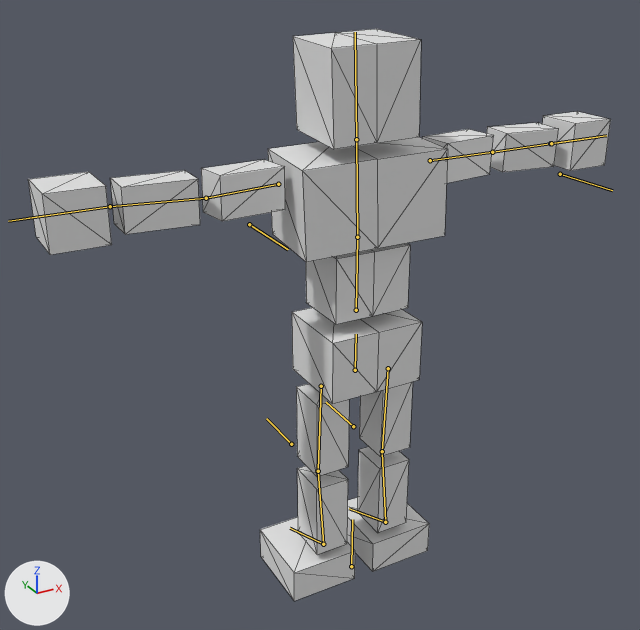
Before and after pictures for a commit that changed the glTF model BrowserGame/public/models/animateblend2.glb.
One viewpoint serves both versions: a 50 mm lens placed at (-10.12, -16.6, 11.14), pointed at (-0.44, 1.0, 2.34). The lights are fixed; the arrows at lower left show +X, +Y and +Z. Both versions are drawn at frame 14 of the action 'chest.run'; the numbers are the values there. The bones that bend it are drawn over the model as lines. Mesh edges are drawn as thin lines.

The first picture shows '立方体'.
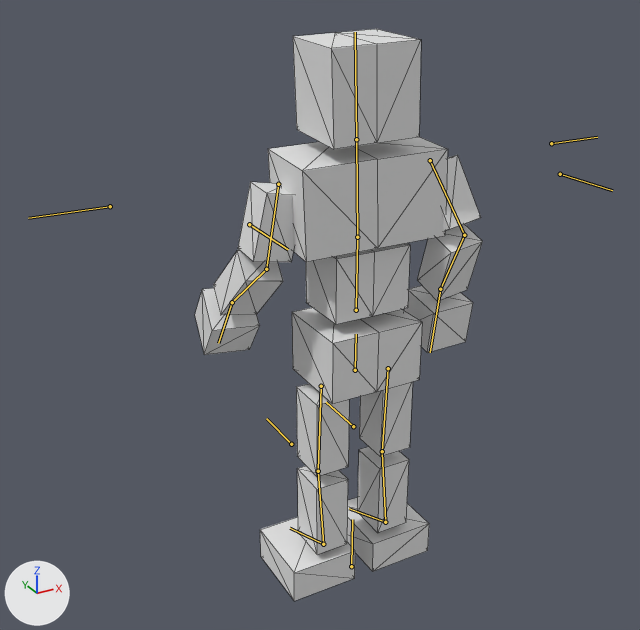
Edits to the scene script, one JSON object a line:
```json
{"block": "bone_upper_arm_r", "where": "bone_upper_arm_r = bpy.data.objects['アーマチュア'].pose.bones['upper arm.R']  # child of 'chest'"}
{"op": "set", "path": "bone_upper_arm_r.rotation_quaternion", "old": "(0.993, 0.102, 0.009, -0.031)", "new": "(0.785, 0.017, 0.021, 0.617)", "note": "degrees (12, 1, -3) -> degrees (3, 1, 76)"}
{"block": "bone_forearm_r", "where": "bone_forearm_r = bpy.data.objects['アーマチュア'].pose.bones['forearm.R']  # child of 'upper arm.R'"}
{"op": "set", "path": "bone_forearm_r.rotation_quaternion", "old": "(0.997, -0.073, 0.0, 0.002)", "new": "(0.948, -0.314, 0.0, 0.007)", "note": "degrees (-8, 0, 0) -> degrees (-37, 0, 1)"}
{"block": "bone_hand_r", "where": "bone_hand_r = bpy.data.objects['アーマチュア'].pose.bones['hand.R']  # child of 'forearm.R'"}
{"op": "set", "path": "bone_hand_r.rotation_quaternion", "old": "(1.0, 0.015, -0.009, 0.008)", "new": "(0.995, 0.031, 0.013, 0.091)", "note": "degrees (2, -1, 1) -> degrees (4, 1, 10)"}
{"block": "bone_upper_arm_l", "where": "bone_upper_arm_l = bpy.data.objects['アーマチュア'].pose.bones['upper arm.L']  # child of 'chest'"}
{"op": "set", "path": "bone_upper_arm_l.rotation_quaternion", "old": "(0.991, -0.125, 0.0, -0.03)", "new": "(0.722, 0.134, -0.3, -0.608)", "note": "degrees (-14, 0, -3) -> degrees (36, -16, -85)"}
{"block": "bone_forearm_l", "where": "bone_forearm_l = bpy.data.objects['アーマチュア'].pose.bones['forearm.L']  # child of 'upper arm.L'"}
{"op": "set", "path": "bone_forearm_l.rotation_quaternion", "old": "(0.993, 0.116, 0.0, 0.002)", "new": "(0.902, -0.432, 0.0, -0.009)", "note": "degrees (13, 0, 0) -> degrees (-51, 0, -1)"}
{"block": "bone_hand_l", "where": "bone_hand_l = bpy.data.objects['アーマチュア'].pose.bones['hand.L']  # child of 'forearm.L'"}
{"op": "set", "path": "bone_hand_l.rotation_quaternion", "old": "(0.999, -0.035, -0.006, 0.008)", "new": "(0.994, 0.098, 0.044, -0.026)", "note": "degrees (-4, -1, 1) -> degrees (11, 5, -2)"}
```

Where the change shows, as pixel boxes [x1, y1, x2, y2] in the pictures (640 x 630 px):
```json
{"object": "立方体", "change": "posed", "before": [28, 29, 611, 601], "after": [195, 29, 483, 601], "on screen": "51% narrower"}
{"bone": "upper arm.R", "before": "(278, 184) to (206, 198)", "after": "(278, 184) to (266, 269)"}
{"bone": "forearm.R", "before": "(206, 198) to (110, 206)", "after": "(266, 269) to (232, 302)"}
{"bone": "hand.R", "before": "(110, 206) to (8, 221)", "after": "(232, 302) to (218, 343)"}
{"bone": "upper arm.L", "before": "(430, 160) to (492, 152)", "after": "(430, 160) to (464, 235)"}
{"bone": "forearm.L", "before": "(492, 152) to (550, 143)", "after": "(464, 235) to (440, 289)"}
{"bone": "hand.L", "before": "(550, 143) to (606, 135)", "after": "(440, 289) to (430, 352)"}
```
